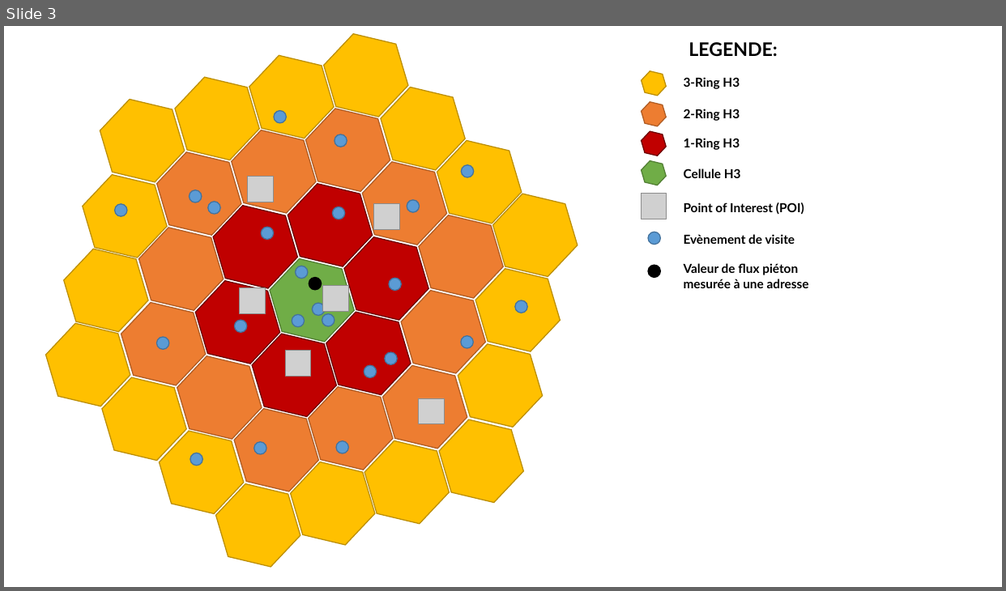
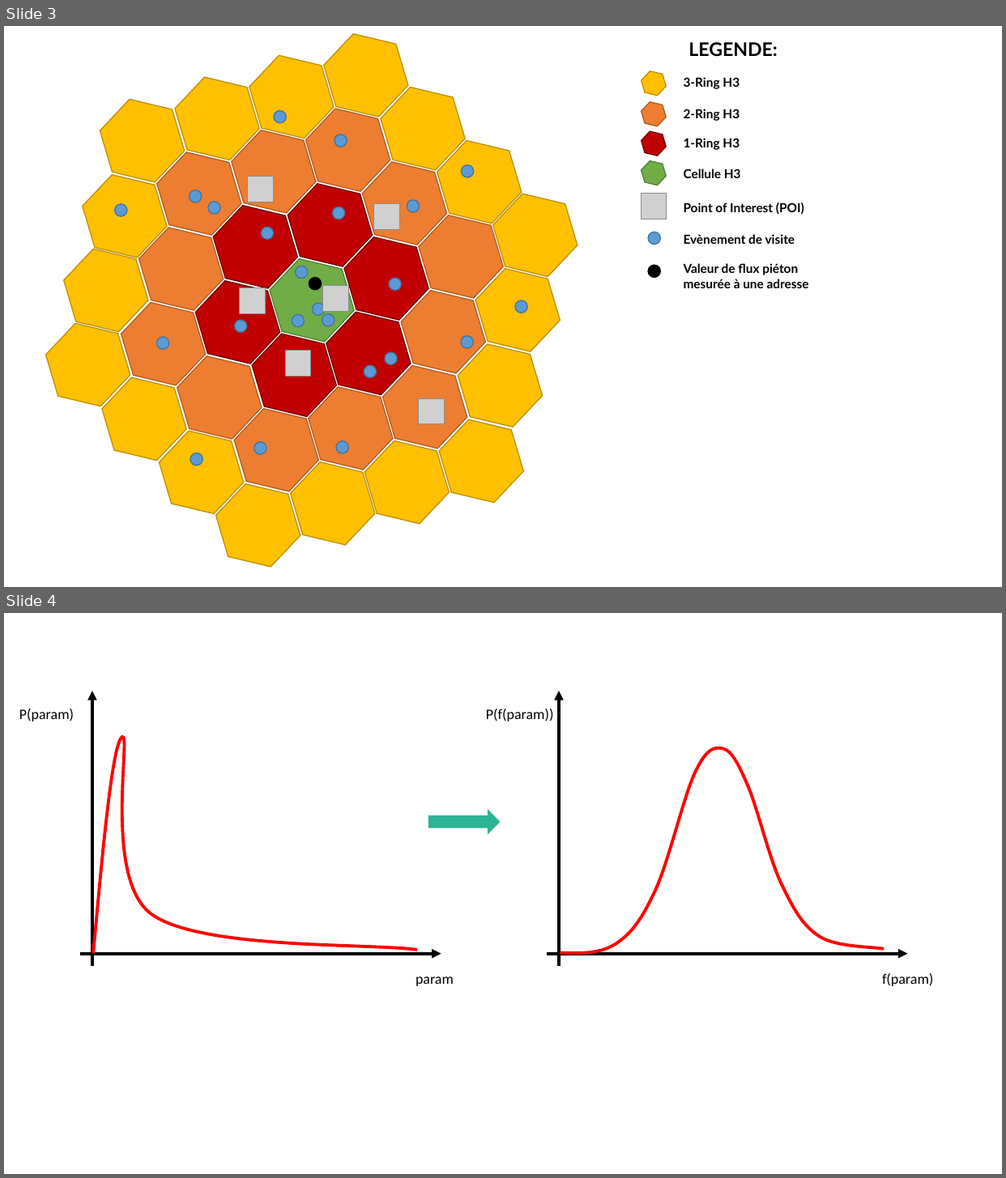
Before and after one commit to JulesPierrat/rapport-galigeo, a slide deck: images/graphs/Graphs.pptx. Shown one above the other, each under a label of ours: slide 3 before the commit, slides 3 and 4 after it. The pictures are 1006x591 and 1006x1178 pixels, drawn with LibreOffice and Linux fonts; fonts in the diff are those of the drawing; grey boxes stand for pictures. Boxes give left, top, right and bottom in pixels: in the first picture for what was removed or moved away, otherwise in the second. Text is boxed around its words. In the diff, an @@ line names an element or a change of style, - is before the commit and + after.

```diff
--- a/images/graphs/Graphs.pptx
+++ b/images/graphs/Graphs.pptx
@@ slide 4 added at (x1=4, y1=613, x2=1002, y2=1174), background #FFFFFF @@
@@ text added at (x1=19, y1=709, x2=74, y2=722), 14 pt, text #000000 @@
+P(param)
@@ arrow added from (92, 966) to (92, 691), #000000 3 pt @@
@@ text added at (x1=486, y1=709, x2=554, y2=722), 14 pt, text #000000 @@
+P(f(param))
@@ arrow added from (559, 966) to (559, 691), #000000 3 pt @@
@@ freeform shape added at (x1=93, y1=736, x2=417, y2=953), outline #FF0000 3 pt @@
@@ freeform shape added at (x1=560, y1=747, x2=884, y2=953), outline #FF0000 3 pt @@
@@ right arrow added at (x1=428, y1=809, x2=501, y2=835), fill #2BB595 @@
@@ arrow added from (79, 954) to (441, 954), #000000 3 pt @@
@@ text added at (x1=415, y1=977, x2=454, y2=986), 14 pt, text #000000 @@
+param
@@ arrow added from (547, 954) to (908, 954), #000000 3 pt @@
@@ text added at (x1=882, y1=973, x2=933, y2=986), 14 pt, text #000000 @@
+f(param)
```
Also in this commit, not shown: 1 other slide added, 31 other files.
